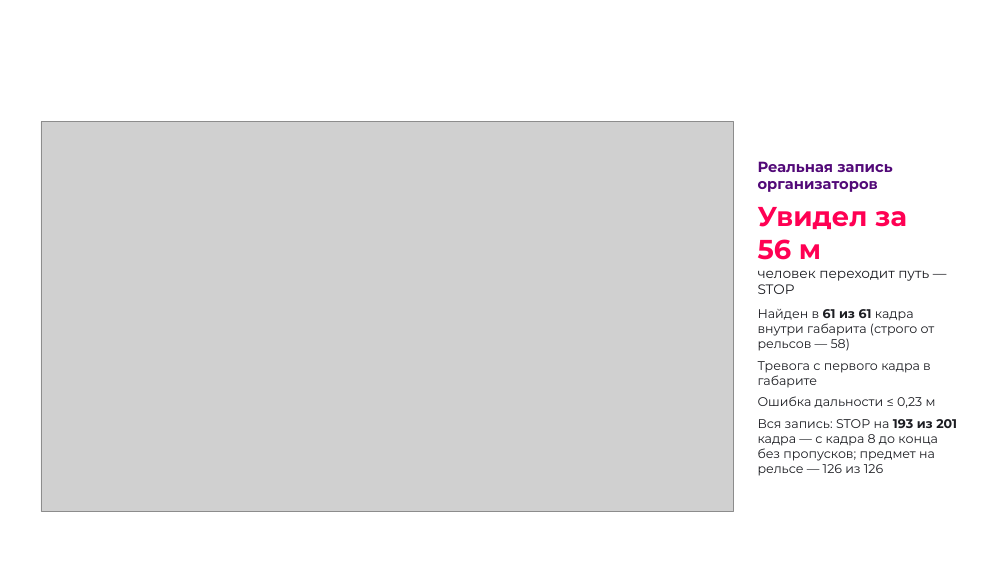
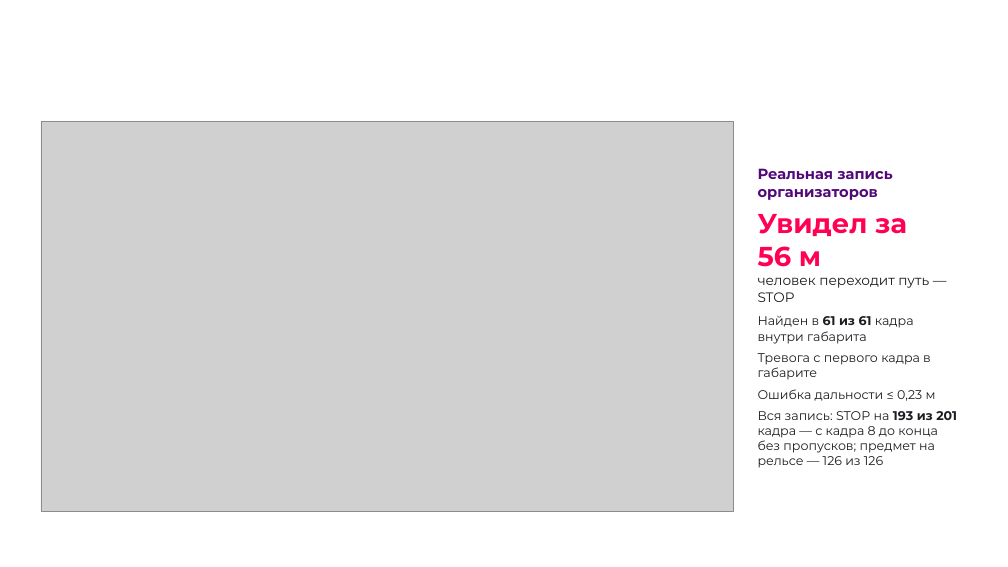
Before and after one commit to pmixay/ReSense, a slide deck: slide 9 of docs/presentation/ReSense_LCT2026.pptx. Drawn at 1008x567 pixels with LibreOffice and Linux fonts; fonts in the diff are those of the drawing; grey boxes stand for pictures; background and template pictures are left out. Boxes give left, top, right and bottom in pixels: in the first picture for what was removed or moved away, otherwise in the second. Text is boxed around its words. In the diff, an @@ line names an element or a change of style, - is before the commit and + after.

```diff
--- a/docs/presentation/ReSense_LCT2026.pptx
+++ b/docs/presentation/ReSense_LCT2026.pptx
@@ text at box(758, 316, 914, 344): text changed @@
-Найден в 61 из 61 кадра внутри габарита (строго от рельсов — 58)
+Найден в 61 из 61 кадра внутри габарита
```
Also in this commit, not shown: 13 other slides changed, 22 other files.
